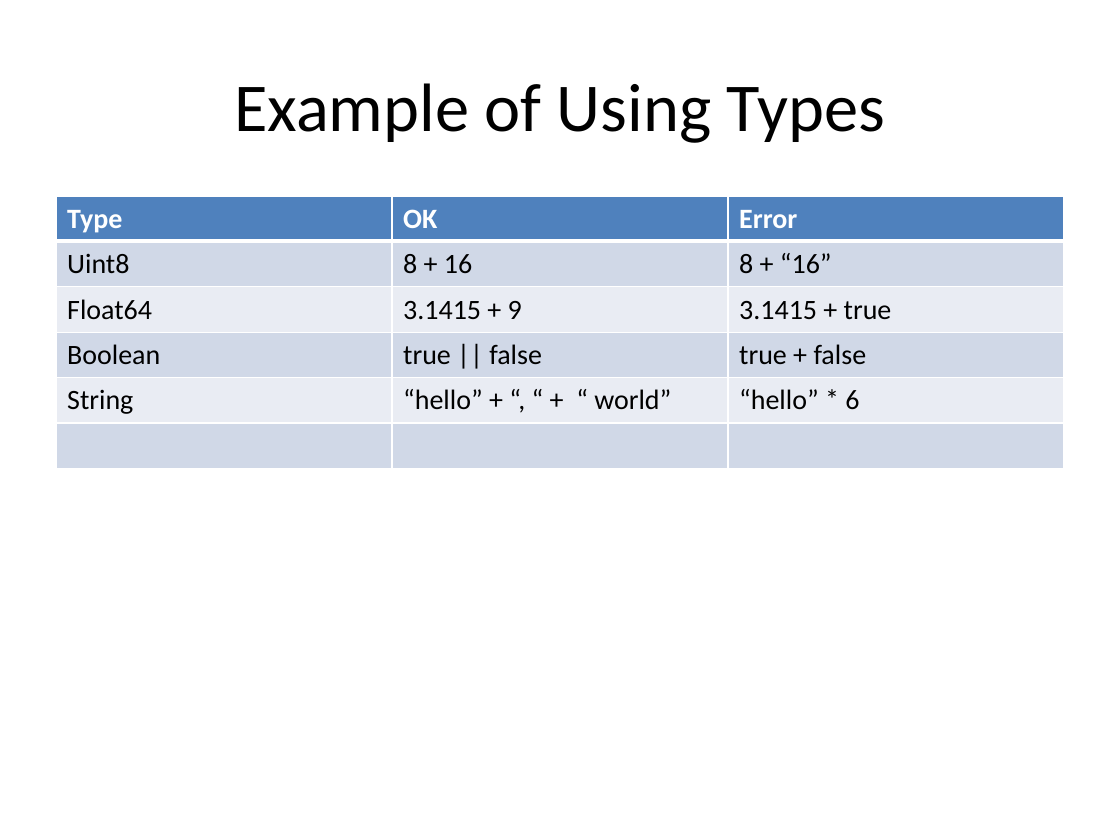
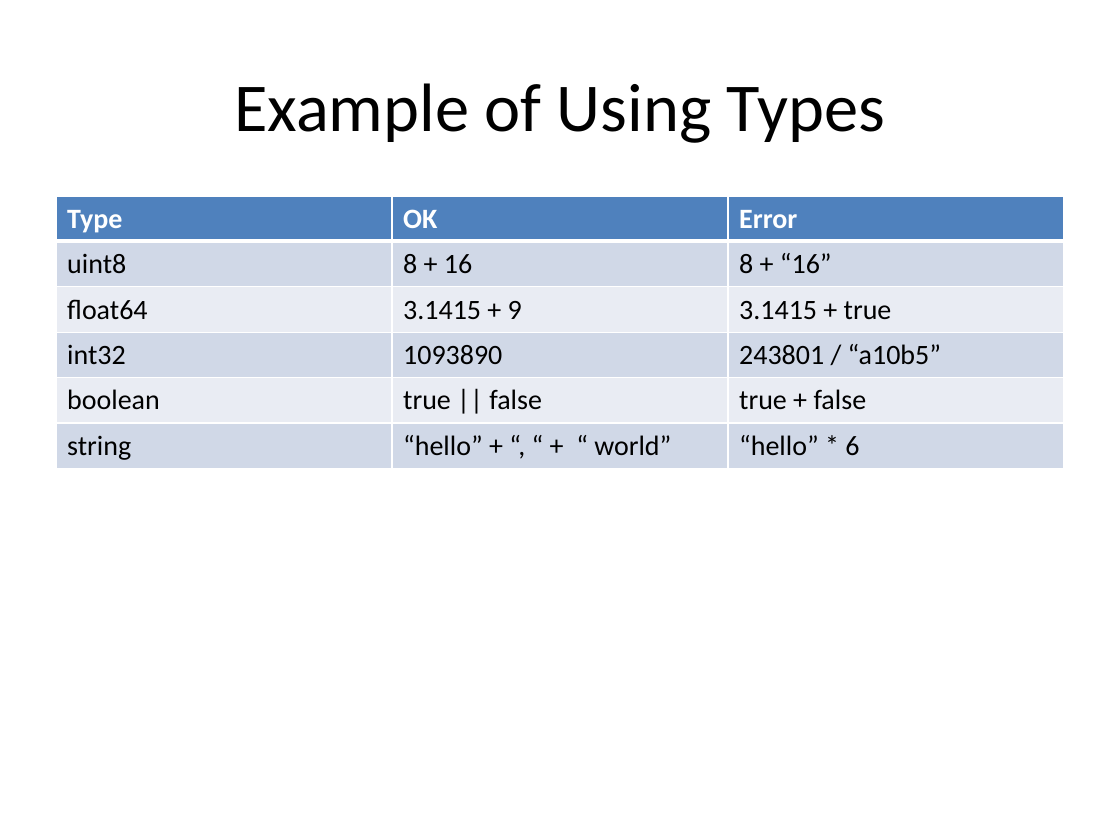
Before and after one commit to xiliax/go-lang-programming, a slide deck: slide 63 of doc/Go-Lang-Programming.pptx (slide 60 before the commit). Drawn at 1120x840 pixels with LibreOffice and Linux fonts; fonts in the diff are those of the drawing. Boxes give left, top, right and bottom in pixels: in the first picture for what was removed or moved away, otherwise in the second. Text is boxed around its words. In the diff, an @@ line names an element or a change of style, - is before the commit and + after.

Commit message:
c02s04 - Data and Data Types - Updated docs, slides, and code sample.

```diff
--- a/doc/Go-Lang-Programming.pptx
+++ b/doc/Go-Lang-Programming.pptx
@@ table at (x1=56, y1=196, x2=1064, y2=468) @@
-row 2, column 1: Uint8
+row 2, column 1: uint8
-row 3, column 1: Float64
+row 3, column 1: float64
-row 4: Boolean | true || false | true + false
+row 4: int32 | 1093890 | 243801 / “a10b5”
-row 5: String | “hello” + “, “ + “ world” | “hello” * 6
+row 5: boolean | true || false | true + false
-row 6:  |  | 
+row 6: string | “hello” + “, “ + “ world” | “hello” * 6
```
Also in this commit, not shown: 5 other slides changed, 14 slides added, 20 other files.
